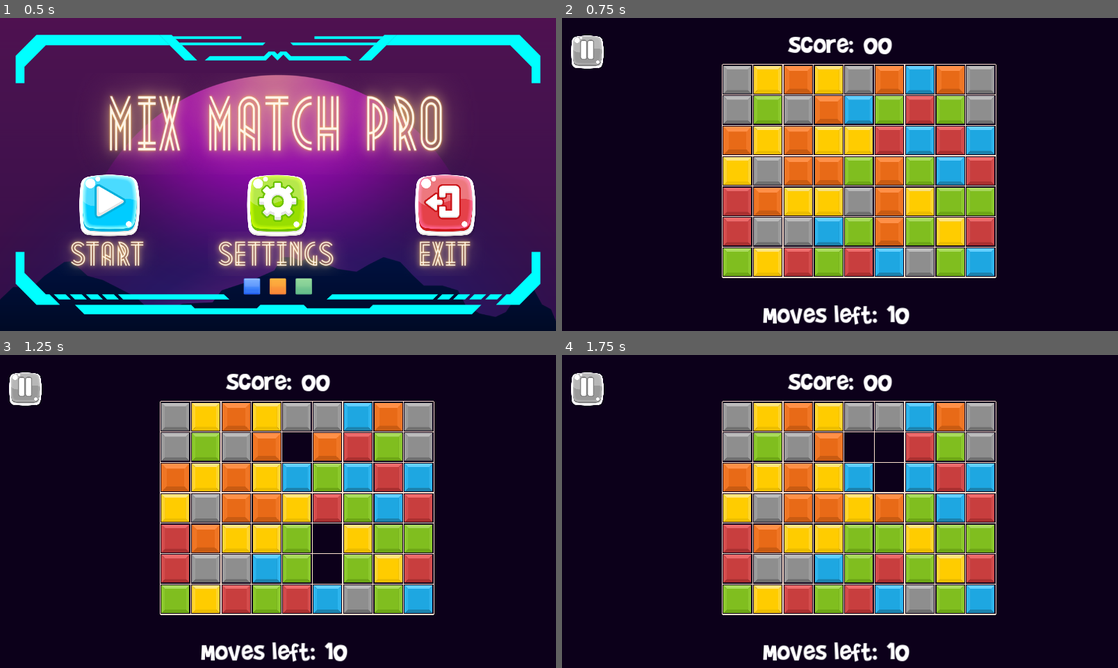
Above: before the commit, frames 1-4 (two rows, left to right).
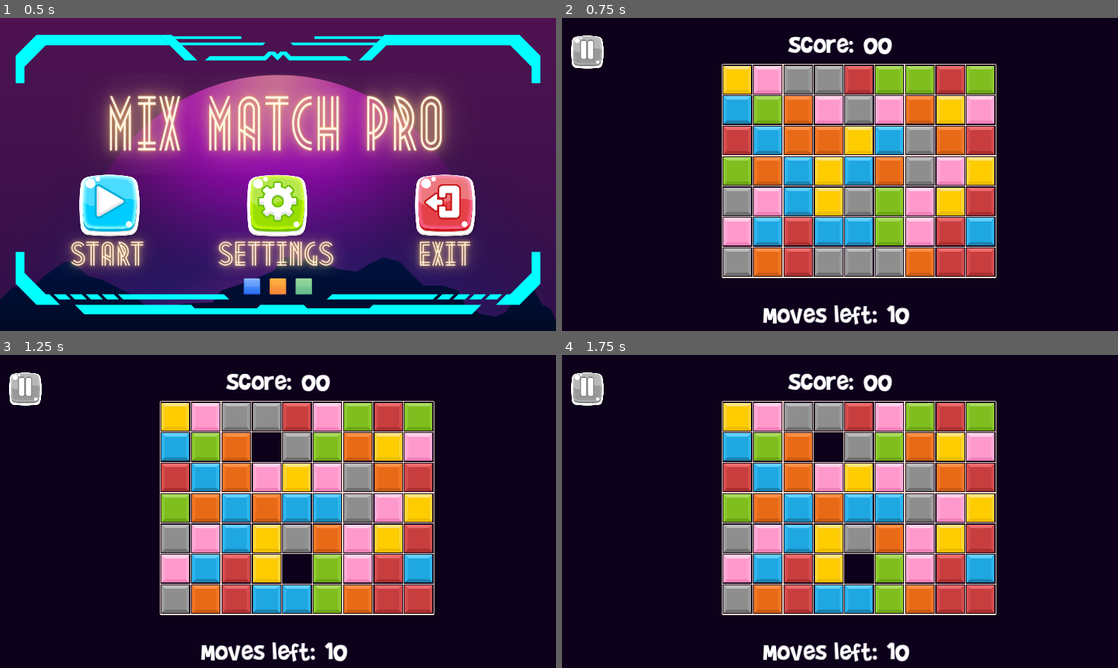
Above: after the commit, the same moments.

Repository: bonsaipropaganda/match-3-with-a-twist
Game: Godot game, scene res://Content/main.tscn
Same seed, same stepped clock (60 frames per second), same inputs: the game is played once before the commit and once after it. The engine's default icon, where the game draws it, is replaced by a stand-in: a white triangle on a blue panel in a dark square.
Inputs (mouse positions are in pixels of both pictures, inside the frame that each line leads up to):
- Up to frame 1 (0.5 s): no input
- Up to frame 2 (0.75 s): click (673, 205) at 0.5 s
- Up to frame 3 (1.25 s): no input
- Up to frame 4 (1.75 s): move the mouse to (739, 417) at 1.27 s; press the mouse at (739, 417) at 1.28 s

Frame 1 is identical in both runs. In frame 2, 25% of the frame differs, in the area x 29-78%, y 15-83%; in frame 3, 26%; in frame 4, 26%.

Commit message:
added pink
updated the orange picture and added pink tile

Diff:
--- a/Content/Tile/tile.gd
+++ b/Content/Tile/tile.gd
@@ -18,6 +18,7 @@
 }
 
 enum TileType {
+	PINK,
 	ORANGE,
 	RED,
 	BLUE,
@@ -33,6 +34,7 @@
 	[TileStats.CAN_SWAP,TileStats.CAN_FALL,TileStats.BREAK_ON_MATCH],
 	[TileStats.CAN_SWAP,TileStats.CAN_FALL,TileStats.BREAK_ON_MATCH],
 	[TileStats.CAN_SWAP,TileStats.CAN_FALL,TileStats.BREAK_ON_MATCH],
+	[TileStats.CAN_SWAP,TileStats.CAN_FALL,TileStats.BREAK_ON_MATCH],
 	[TileStats.CAN_SWAP,TileStats.BREAK_ON_ADJACENT_MATCH,TileStats.BREAK_ON_MATCH],
 	#[TileStats.CAN_SWAP,TileStats.BREAK_ON_PRESSURE],
 	]
@@ -40,6 +42,7 @@
 # Indexed by TileType
 # Replace these with the actual images
 const tile_images = [
+	preload("res://art/pieces/unselected_pink.png"),
 	preload("res://art/pieces/unselected_orange.png"),
 	preload("res://art/pieces/unselected_red.png"),
 	preload("res://art/pieces/unselected_blue.png"),
Binary file changed: art/pieces/unselected_orange.png
Binary file added: art/pieces/unselected_pink.png
Not shown, changed: art/pieces/unselected_pink.png.import
